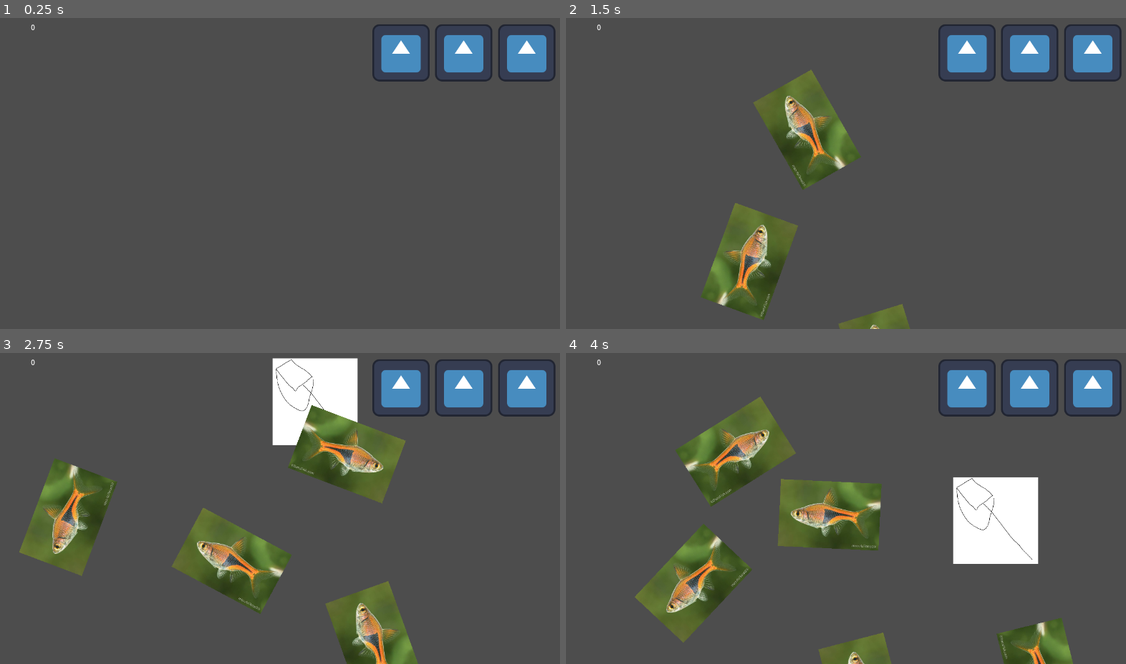
Above: before the commit, frames 1-4 (two rows, left to right).
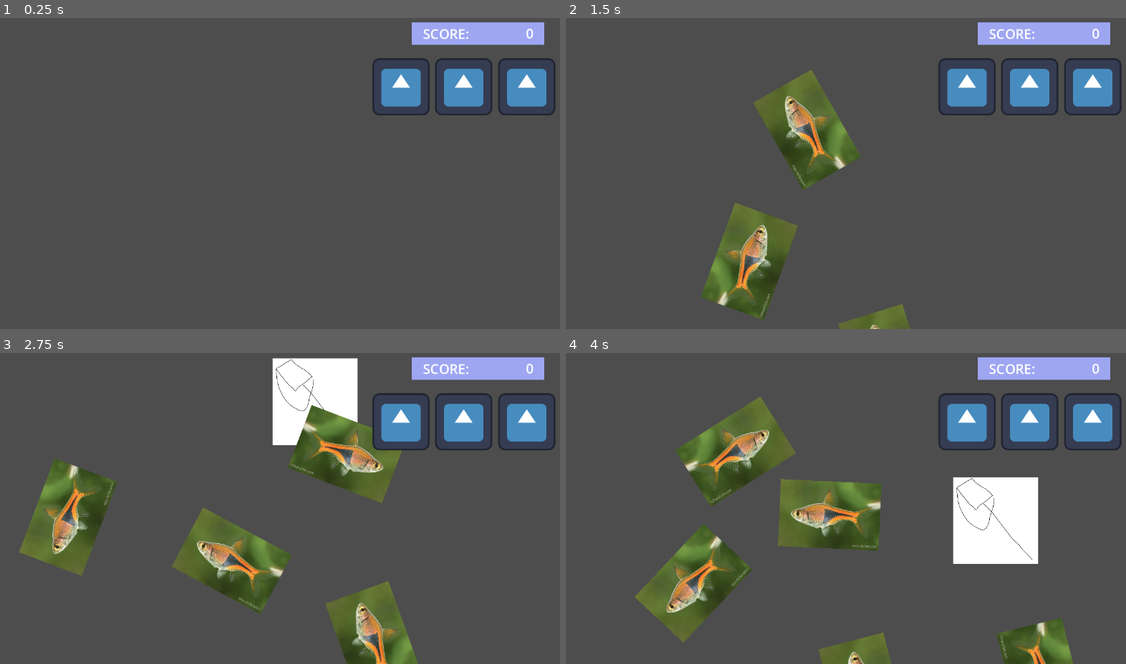
Above: after the commit, the same moments.

Repository: lolyay270/Mobile-Dev-Small
Game: Godot game, scene res://scenes/game.tscn
Same seed, same stepped clock (60 frames per second), same inputs: the game is played once before the commit and once after it. This scene is started directly instead of the project's main scene. The engine's default icon, where the game draws it, is replaced by a stand-in: a white triangle on a blue panel in a dark square.
Inputs (mouse positions are in pixels of both pictures, inside the frame that each line leads up to):
- Up to frame 1 (0.25 s): no input
- Up to frame 2 (1.5 s): move the mouse to (980, 151) at 0.52 s; press the mouse at (980, 151) at 0.53 s; move the mouse to (739, 182) at 1.27 s; release the mouse at (739, 182) at 1.28 s; click (739, 182) at 1.35 s
- Up to frame 3 (2.75 s): move the mouse to (341, 433) at 2.02 s; press the mouse at (341, 433) at 2.03 s
- Up to frame 4 (4 s): move the mouse to (823, 567) at 2.77 s; release the mouse at (823, 567) at 2.78 s; click (823, 567) at 2.85 s; move the mouse to (1025, 552) at 3.52 s; press the mouse at (1025, 552) at 3.53 s

The runs differ from the first frame. In frame 1, 6.6% of the frame differs, in the area x 5-100%, y 1-32%; in frame 2, 6.6%; in frame 3, 6.8%; in frame 4, 6.6%.

Commit message:
feat(UI): game UI responsive, score moved above health, new folder

Diff:
--- a/scenes/game.tscn
+++ b/scenes/game.tscn
@@ -1,12 +1,14 @@
-[gd_scene load_steps=10 format=3 uid="uid://btxwjf1oh0f2p"]
+[gd_scene load_steps=12 format=3 uid="uid://btxwjf1oh0f2p"]
 
 [ext_resource type="Script" uid="uid://b3gsvelmqx1yi" path="res://scripts/gameStart.gd" id="1_0tnpc"]
 [ext_resource type="Texture2D" uid="uid://dkh021bwgv0om" path="res://icon.svg" id="1_5khgj"]
 [ext_resource type="Script" uid="uid://chvvopsvkk6yx" path="res://scripts/flying objects/spawner.gd" id="2_31v75"]
 [ext_resource type="Script" uid="uid://baigijg1auo7a" path="res://scripts/scoreManager.gd" id="2_p57ef"]
 [ext_resource type="Script" uid="uid://ol2o40kyrb2b" path="res://scripts/healthManager.gd" id="3_gee14"]
-[ext_resource type="Script" uid="uid://dc7f2jx5ckbb4" path="res://scripts/healthDisplay.gd" id="3_u5sy4"]
+[ext_resource type="Script" uid="uid://dc7f2jx5ckbb4" path="res://scripts/UI elements/healthDisplay.gd" id="3_u5sy4"]
+[ext_resource type="LabelSettings" uid="uid://bvobu3r28jhvx" path="res://themes/sub heading label.tres" id="4_dinhu"]
 [ext_resource type="Script" uid="uid://d0wt1o6dh8yp4" path="res://scripts/playerTouch.gd" id="4_iywne"]
+[ext_resource type="Script" uid="uid://bqgwu72tyshgr" path="res://scripts/UI elements/scoreDisplay.gd" id="4_kvpfn"]
 [ext_resource type="Texture2D" uid="uid://bxk4agd7lba87" path="res://assets/nET.png" id="4_lbhrr"]
 [ext_resource type="Script" uid="uid://cqm8c6xroe5wf" path="res://scripts/net.gd" id="6_p57ef"]
 
@@ -25,19 +27,59 @@
 script = ExtResource("2_31v75")
 
 [node name="Score" type="Label" parent="."]
-layout_mode = 2
-offset_left = 69.0
-offset_top = 33.0
-offset_right = 79.0
-offset_bottom = 56.0
+layout_mode = 1
+anchors_preset = 1
+anchor_left = 1.0
+anchor_right = 1.0
+offset_left = -247.0
+offset_bottom = 42.0
+grow_horizontal = 0
 size_flags_horizontal = 0
-text = "0"
+text = "SCORE:                  "
+label_settings = ExtResource("4_dinhu")
+horizontal_alignment = 1
+vertical_alignment = 1
+script = ExtResource("4_kvpfn")
+
+[node name="Value" type="Label" parent="Score"]
+layout_mode = 1
+anchors_preset = 11
+anchor_left = 1.0
+anchor_right = 1.0
+anchor_bottom = 1.0
+offset_left = -167.0
+offset_top = -1.0
+offset_bottom = -1.0
+grow_horizontal = 0
+grow_vertical = 2
+size_flags_horizontal = 0
+text = "0000000"
+label_settings = ExtResource("4_dinhu")
+horizontal_alignment = 2
+vertical_alignment = 1
 script = ExtResource("2_p57ef")
+
+[node name="bg" type="ColorRect" parent="Score"]
+z_index = -1
+layout_mode = 1
+anchors_preset = 15
+anchor_right = 1.0
+anchor_bottom = 1.0
+grow_horizontal = 2
+grow_vertical = 2
+scale = Vector2(1.2, 1.2)
+pivot_offset = Vector2(123.5, 21)
+color = Color(0.6175, 0.65075, 0.95, 1)
 
 [node name="Health" type="Node" parent="."]
 script = ExtResource("3_gee14")
 
-[node name="Display" type="Node" parent="Health"]
+[node name="Display" type="Control" parent="Health"]
+layout_mode = 3
+anchors_preset = 1
+anchor_left = 1.0
+anchor_right = 1.0
+grow_horizontal = 0
 script = ExtResource("3_u5sy4")
 
 [node name="AspectRatioContainer" type="AspectRatioContainer" parent="."]
--- a/scenes/gameOver.tscn
+++ b/scenes/gameOver.tscn
@@ -1,7 +1,7 @@
 [gd_scene load_steps=6 format=3 uid="uid://c35ktvhfe7yf7"]
 
 [ext_resource type="LabelSettings" uid="uid://2gbyhnsfxrd8" path="res://themes/title label.tres" id="1_dh54o"]
-[ext_resource type="Script" uid="uid://b5i0hbk7csm8i" path="res://scripts/gameOver.gd" id="1_gob2e"]
+[ext_resource type="Script" uid="uid://b5i0hbk7csm8i" path="res://scripts/UI elements/gameOver.gd" id="1_gob2e"]
 [ext_resource type="LabelSettings" uid="uid://bvobu3r28jhvx" path="res://themes/sub heading label.tres" id="2_gob2e"]
 [ext_resource type="Theme" uid="uid://cv4hxqc66pyku" path="res://themes/option buttons/option buttons.tres" id="4_d1w46"]
 
--- a/scripts/gameOver.gd
+++ b/scripts/UI elements/gameOver.gd
@@ -1,7 +1,7 @@
 extends Node
 
 @onready var finalScoreDisplay: Label = $BG/score
-@onready var scoreManager = $"/root/Game/Score"
+@onready var scoreManager = $"/root/Game/Score/Value"
 
 func _ready() -> void:
 	finalScoreDisplay.text = "SCORE: " + str(scoreManager.score)
--- a/scripts/healthDisplay.gd
+++ b/scripts/UI elements/healthDisplay.gd
@@ -1,32 +1,35 @@
-extends Node
+extends Control
 
 @onready var healthManager = $".."
+@onready var scoreBG = $"../../Score/bg"
+@onready var gameStart = $"/root/Game"
 
 var hearts: Array[Node]
 @onready var heartSprite: CompressedTexture2D = preload("res://icon.svg")
 
-@onready var viewportSize = get_viewport().size
-var betweenHeartPadding = 0.01
-var edgeScreenPaddingPerc = 0.03 #percent of edge of screen not covered by hearts
-var edgeScreenPaddingPx
-
 
 func _ready() -> void:
-	edgeScreenPaddingPx = max(viewportSize.x, viewportSize.y) * edgeScreenPaddingPerc
-
+	await get_tree().process_frame #wait for gameStart to calc values
 	SpawnHearts(healthManager.maxHealth)
 
 
 func SpawnHearts(count: int):
 	for i in count:
+		#create heart object and add sprite
 		var heart = Sprite2D.new()
 		self.add_child(heart)
 		hearts.append(heart)
 		heart.texture = heartSprite
 
+		#centre the pivot in the images
 		heart.offset = Vector2(heartSprite.get_width() * 0.5, heartSprite.get_height() * 0.5)
-		var xPos: int = viewportSize.x - heartSprite.get_width() * (i + 1) - edgeScreenPaddingPx - viewportSize.x * betweenHeartPadding * i
-		var yPos: int = edgeScreenPaddingPx
+
+		#move each heart further from the right wall
+		var xPos: int = gameStart.viewportSize.x - heartSprite.get_width() * (i + 1) - gameStart.edgeScreenPaddingPx - gameStart.betweenUIPaddingPx * i
+
+		#move the hearts all below the score bar
+		var yPos: int = gameStart.edgeScreenPaddingPx + (gameStart.betweenUIPaddingPx * 2) + (scoreBG.size.y * scoreBG.scale.y)
+
 		heart.global_position = Vector2(xPos, yPos)
 
 
--- /dev/null
+++ b/scripts/UI elements/scoreDisplay.gd
@@ -0,0 +1,14 @@
+extends Label
+
+@onready var gameStart: Node = $"/root/Game"
+@onready var scoreBG: ColorRect = $bg
+
+func _ready() -> void:
+	await get_tree().process_frame #wait for gameStart to calc values
+	PositionScore()
+
+func PositionScore():
+	# move score away from right and top walls
+	var xPos = gameStart.viewportSize.x - gameStart.edgeScreenPaddingPx - (scoreBG.size.x * scoreBG.scale.x)
+	var yPos = gameStart.edgeScreenPaddingPx
+	self.global_position = Vector2(xPos, yPos)
--- a/scripts/gameStart.gd
+++ b/scripts/gameStart.gd
@@ -1,11 +1,25 @@
 """
 This script resets GameManager (a singleton) to its default values
 when a new run of the game begins
+
+And hold values for the UI elements to adapt to different screen sizes
 """
 
 extends Node
 
-@onready var scoreDisplay
+@onready var viewportSize: Vector2i = get_viewport().size
+var largestAxis: int
+
+var edgeScreenPaddingPerc: float = 0.03 #percent of edge of screen not covered UI elements
+@export var edgeScreenPaddingPx: float = 0
+
+var betweenUIPaddingPerc: float = 0.01
+@export var betweenUIPaddingPx: float = 0
+
 
 func _ready() -> void:
+	largestAxis = max(viewportSize.x, viewportSize.y)
+	edgeScreenPaddingPx = largestAxis * edgeScreenPaddingPerc
+	betweenUIPaddingPx = largestAxis * betweenUIPaddingPerc
+
 	GameManager.ResetToDefault()
--- a/scripts/net.gd
+++ b/scripts/net.gd
@@ -6,7 +6,7 @@
 
 #external scripts
 @onready var healthManager = $"/root/Game/Health"
-@onready var scoreManager = $"/root/Game/Score"
+@onready var scoreManager = $"/root/Game/Score/Value"
 
 # related to net
 @onready var trigger = $Area2D/CollisionPolygon2D
--- a/scripts/scoreManager.gd
+++ b/scripts/scoreManager.gd
@@ -8,6 +8,7 @@
 
 func _ready() -> void:
 	GameManager.playStateUpdated.connect(UpdateDisplay)
+	UpdateScore(0)
 
 
 func UpdateScore(change: int):
Renamed: scripts/gameOver.gd.uid -> scripts/UI elements/gameOver.gd.uid
Renamed: scripts/healthDisplay.gd.uid -> scripts/UI elements/healthDisplay.gd.uid
Not shown, added: scripts/UI elements/scoreDisplay.gd.uid
